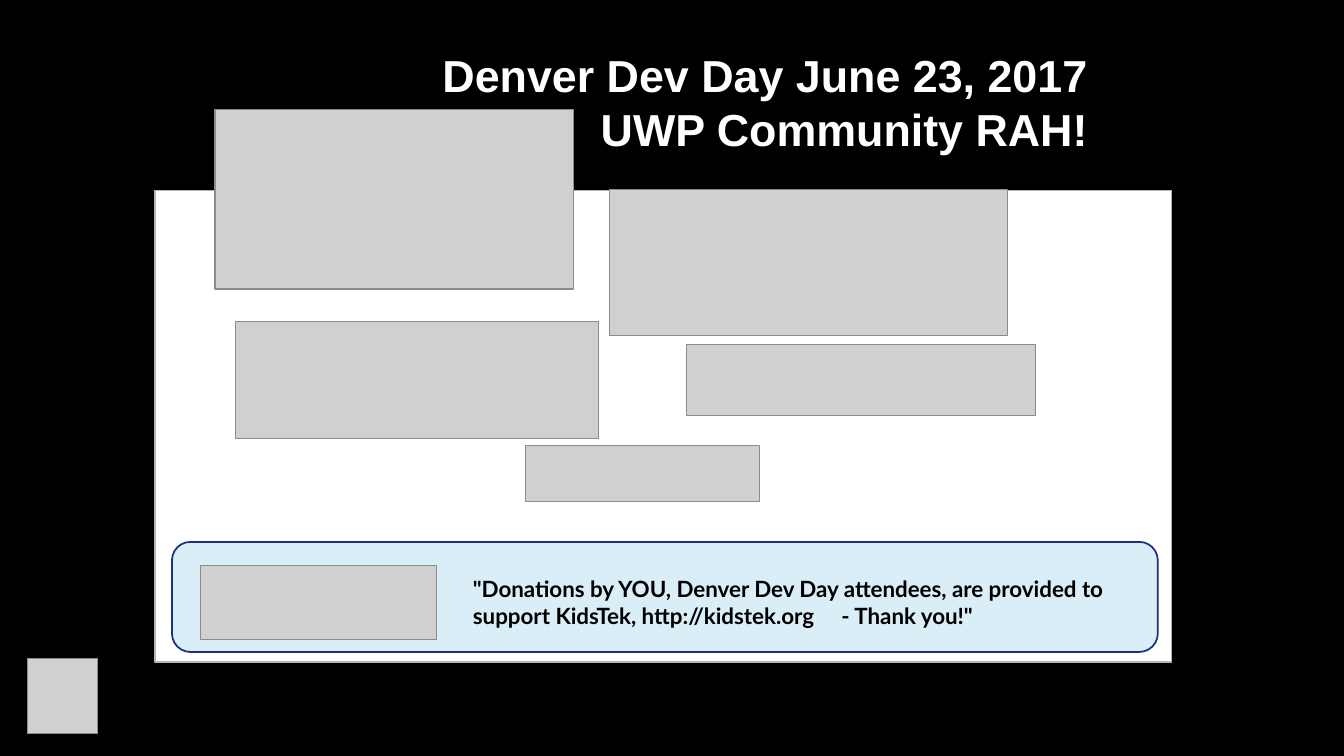
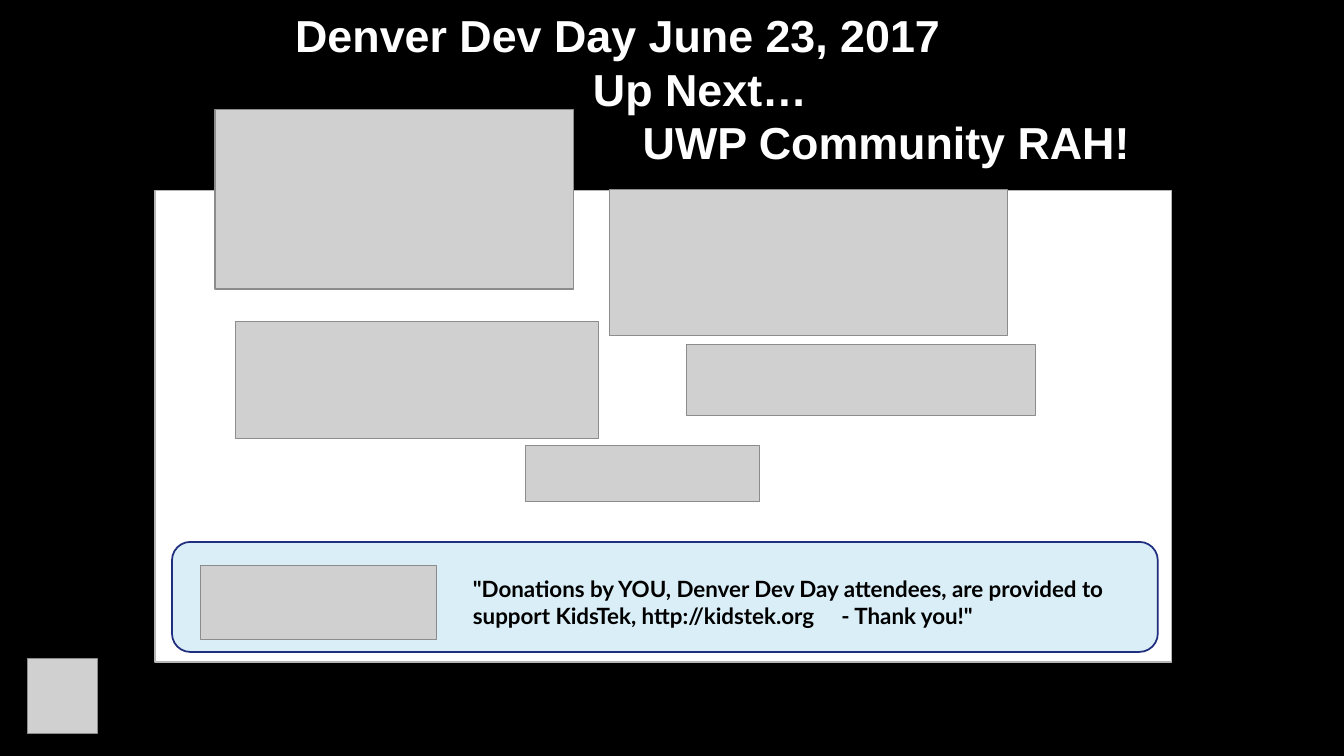
Before and after one commit to SpilledMilkCOM/DenDevDayUWP, a slide deck: slide 1 of Lunch Break.pptx. Drawn at 1344x756 pixels with LibreOffice and Linux fonts; fonts in the diff are those of the drawing; grey boxes stand for pictures; background and template pictures are left out. Boxes give left, top, right and bottom in pixels: in the first picture for what was removed or moved away, otherwise in the second. Text is boxed around its words. In the diff, an @@ line names an element or a change of style, - is before the commit and + after.

```diff
--- a/Lunch Break.pptx
+++ b/Lunch Break.pptx
@@ text "Denver Dev Day June 23, ...": place and size @@
-text "Denver Dev Day June 23, ..." at <box>442,60,1088,155</box>
+text "Denver Dev Day June 23, ..." at <box>295,20,1130,168</box>
@@ text at <box>295,20,1130,168</box>: alignment right to left @@
@@ text at <box>593,75,807,115</box>: paragraph added @@
+Up Next…
```
Also in this commit, not shown: 1 other file.
